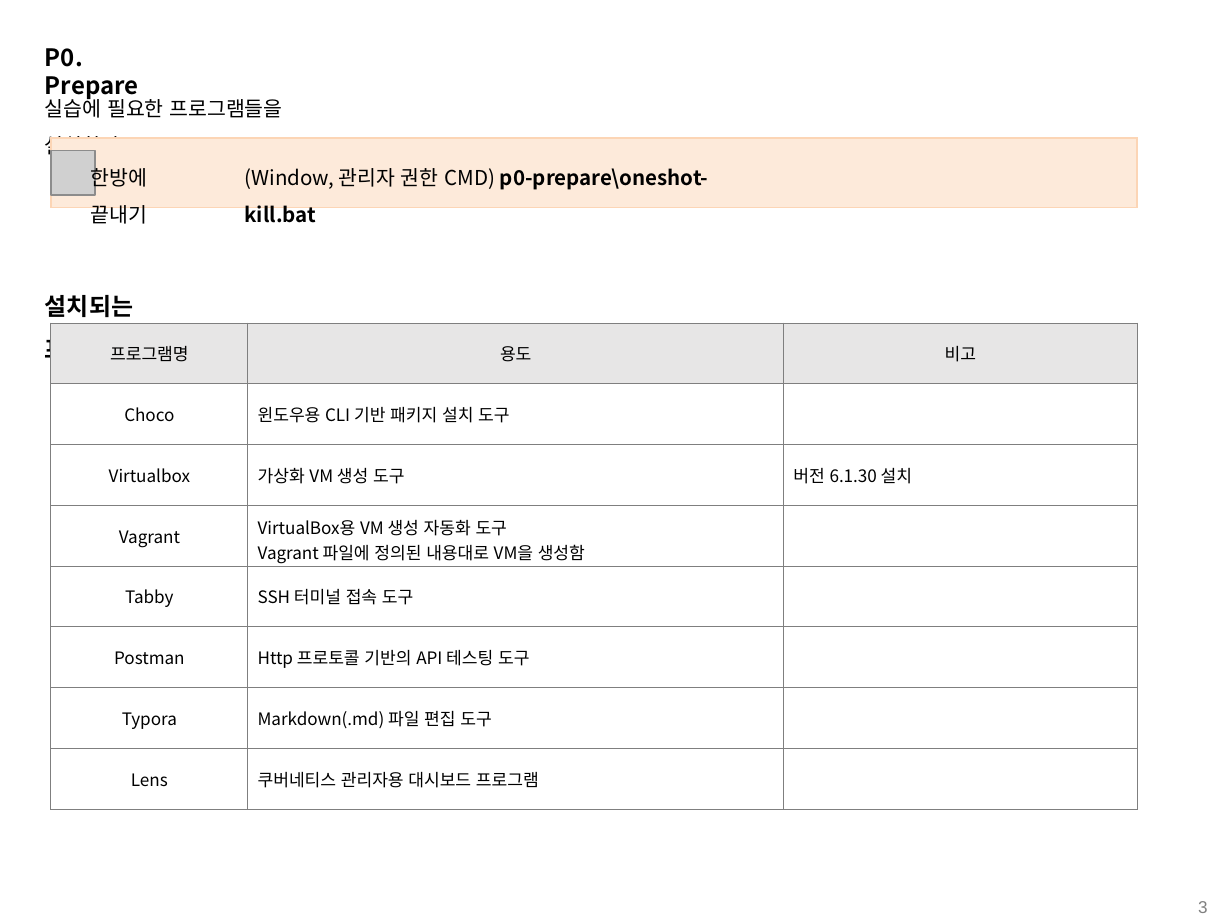
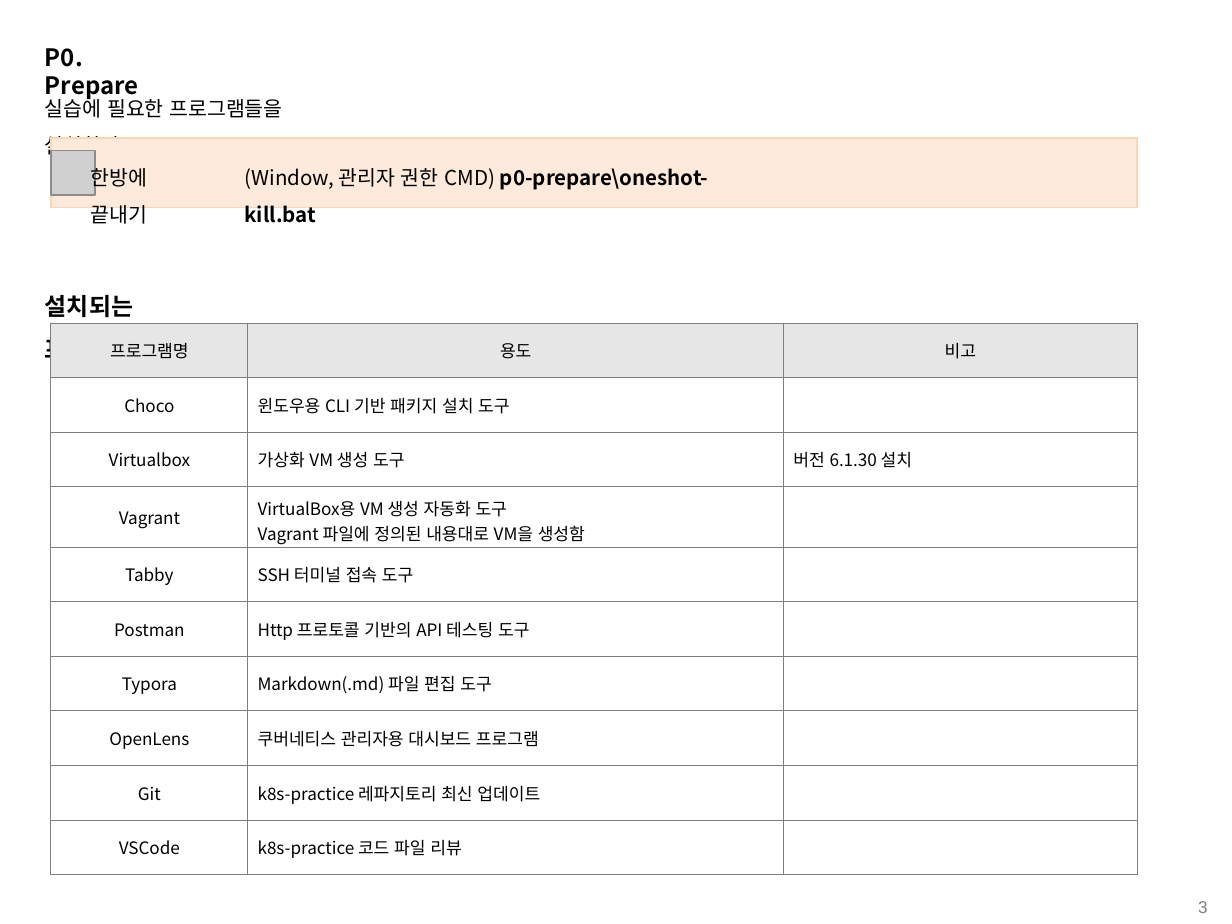
Before and after one commit to grollcake/k8s-practice, a slide deck: slide 3 of k8s practice.pptx. Drawn at 1232x924 pixels with LibreOffice and Linux fonts; fonts in the diff are those of the drawing; grey boxes stand for pictures. Boxes give left, top, right and bottom in pixels: in the first picture for what was removed or moved away, otherwise in the second. Text is boxed around its words. In the diff, an @@ line names an element or a change of style, - is before the commit and + after.

```diff
--- a/k8s practice.pptx
+++ b/k8s practice.pptx
@@ table at [51,323,1137,875] @@
-row 8: Lens | 쿠버네티스 관리자용 대시보드 프로그램 | 
+row 8: OpenLens | 쿠버네티스 관리자용 대시보드 프로그램 | 
+row 9: Git | k8s-practice 레파지토리 최신 업데이트 | 
+row 10: VSCode | k8s-practice 코드 파일 리뷰 | 
```
Also in this commit, not shown: 4 other slides changed.
